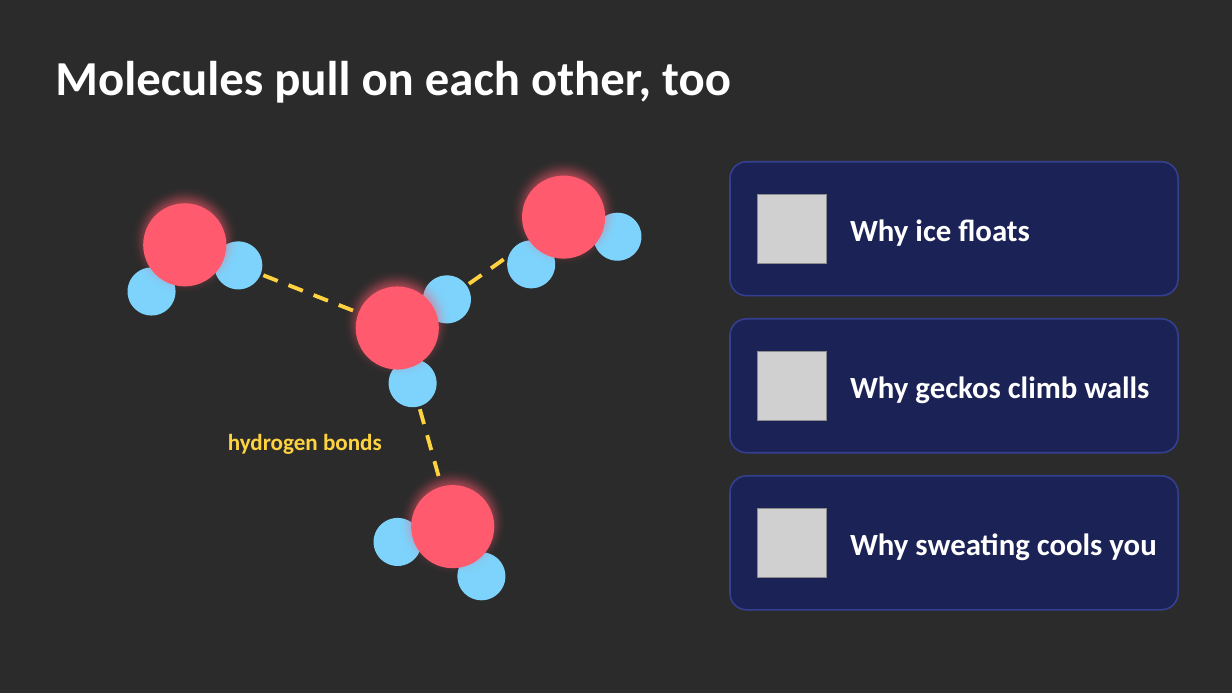
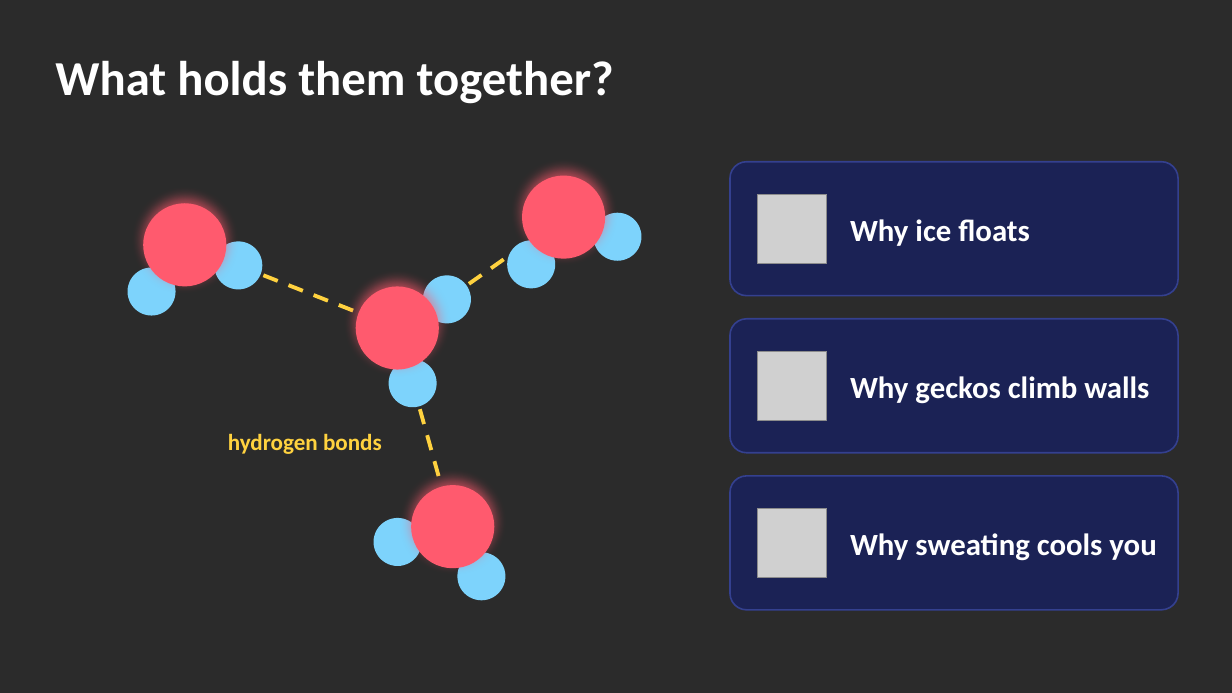
Before and after one commit to davidmoriarty-lab/School_Stuff, a slide deck: slide 8 of intro-chemistry-deck/Intro_to_Chemistry.pptx (slide 18 before the commit). Drawn at 1232x693 pixels with LibreOffice and Linux fonts; fonts in the diff are those of the drawing; grey boxes stand for pictures; background and template pictures are left out; a plain dark background stands for a picture behind light text. Boxes give left, top, right and bottom in pixels: in the first picture for what was removed or moved away, otherwise in the second. Text is boxed around its words. In the diff, an @@ line names an element or a change of style, - is before the commit and + after.

```diff
--- a/intro-chemistry-deck/Intro_to_Chemistry.pptx
+++ b/intro-chemistry-deck/Intro_to_Chemistry.pptx
@@ title at bbox=[55, 60, 614, 104]: text changed @@
-Molecules pull on each other, too
+What holds them together?
```
Also in this commit, not shown: 6 other slides changed, 6 slides added, 1 slide removed, 25 other files.
